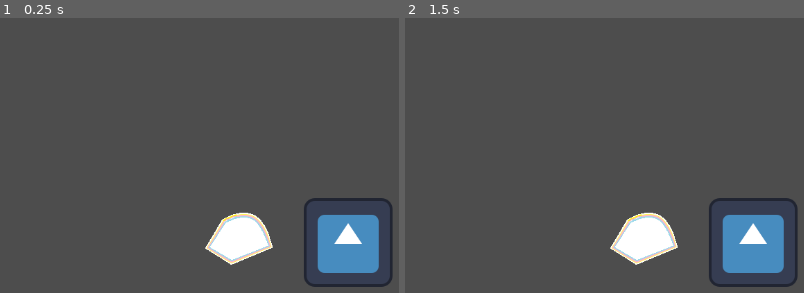
Above: before the commit, frames 1-2 (left to right).
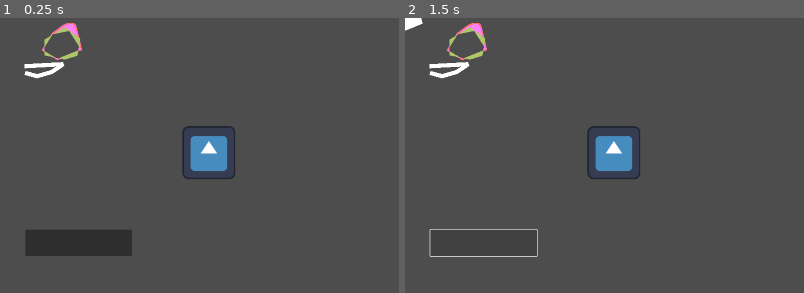
Above: after the commit, the same moments.

Repository: CorentinSerrie/BubbleFactory
Game: Godot game, scene res://test.tscn
Two runs of this game, one before a commit and one after it. Both use one fixed random seed, a clock stepped at 60 frames per second and the inputs below. Before the commit the project has no main scene; this scene is started directly in both runs. The engine's default icon, where the game draws it, is replaced by a stand-in: a white triangle on a blue panel in a dark square.
Inputs (mouse positions are in pixels of both pictures, inside the frame that each line leads up to):
- Up to frame 1 (0.25 s): no input
- Up to frame 2 (1.5 s): click (484, 243) at 0.52 s; click (484, 243) at 1.27 s

The runs differ from the first frame. In frame 1, 11% of the frame differs, in the area x 6-99%, y 1-98%; in frame 2, 9.0%.

Commit message:
prototype with one machine

Diff:
--- /dev/null
+++ b/factory.gd
@@ -0,0 +1,16 @@
+extends Node2D
+
+@export var button : Button
+@export var machine_A : BubbleMachine
+@export var bubble: SS2D_Shape
+
+
+
+
+# Called when the node enters the scene tree for the first time.
+func _ready() -> void:
+	button.pressed.connect(OnButtonPressed)
+	pass # Replace with function body.
+
+func OnButtonPressed() -> void:
+	machine_A.EnterShape(bubble)
--- /dev/null
+++ b/factory.tscn
@@ -0,0 +1,103 @@
+[gd_scene load_steps=5 format=3 uid="uid://bax0pcpnh1j3f"]
+
+[ext_resource type="Script" path="res://machine.gd" id="1_ccy0d"]
+[ext_resource type="Script" path="res://factory.gd" id="1_h41np"]
+[ext_resource type="Texture2D" uid="uid://byhxn52kmyq6s" path="res://icon.svg" id="2_l52c2"]
+[ext_resource type="PackedScene" uid="uid://cpy4b4vl4jqcp" path="res://ma_nouvelle_bulle_trop_stylee.tscn" id="2_qchq2"]
+
+[node name="Factory" type="Node2D" node_paths=PackedStringArray("button", "machine_A", "bubble")]
+script = ExtResource("1_h41np")
+button = NodePath("ui/Button")
+machine_A = NodePath("machine_1")
+bubble = NodePath("SS2D_Shape_Closed2")
+
+[node name="SS2D_Shape_Closed2" parent="." instance=ExtResource("2_qchq2")]
+position = Vector2(54, 584)
+
+[node name="machine_1" type="Node2D" parent="." node_paths=PackedStringArray("entrance_position", "exit_position", "validate_button", "redo_button", "strenght_slider", "angle_slider", "strenght_label", "angle_label")]
+position = Vector2(628, 604)
+script = ExtResource("1_ccy0d")
+entrance_position = NodePath("entrance")
+exit_position = NodePath("exit")
+validate_button = NodePath("../ui/Button2")
+redo_button = NodePath("../ui/redo")
+strenght_slider = NodePath("../ui/strength_slider")
+angle_slider = NodePath("../ui/angle_slider")
+strenght_label = NodePath("../ui/strength_value")
+angle_label = NodePath("../ui/angle_value")
+
+[node name="entrance" type="Node2D" parent="machine_1"]
+position = Vector2(-164, 2)
+
+[node name="exit" type="Node2D" parent="machine_1"]
+position = Vector2(153, 4)
+
+[node name="Sprite2D" type="Sprite2D" parent="machine_1"]
+texture = ExtResource("2_l52c2")
+
+[node name="ui" type="Control" parent="."]
+layout_mode = 3
+anchors_preset = 15
+anchor_right = 1.0
+anchor_bottom = 1.0
+grow_horizontal = 2
+grow_vertical = 2
+
+[node name="Button" type="Button" parent="ui"]
+layout_mode = 0
+offset_left = 24.0
+offset_top = 759.0
+offset_right = 195.0
+offset_bottom = 823.0
+text = "Enter First Machine"
+
+[node name="Button2" type="Button" parent="ui"]
+layout_mode = 0
+offset_left = 498.0
+offset_top = 716.0
+offset_right = 669.0
+offset_bottom = 780.0
+text = "validate"
+
+[node name="redo" type="Button" parent="ui"]
+layout_mode = 0
+offset_left = 698.0
+offset_top = 718.0
+offset_right = 869.0
+offset_bottom = 782.0
+text = "redo
+"
+
+[node name="strength_slider" type="HSlider" parent="ui"]
+layout_mode = 0
+offset_left = 500.0
+offset_top = 791.0
+offset_right = 756.0
+offset_bottom = 823.0
+max_value = 2.0
+step = 0.01
+
+[node name="strength_value" type="Label" parent="ui"]
+layout_mode = 0
+offset_left = 545.0
+offset_top = 830.0
+offset_right = 585.0
+offset_bottom = 853.0
+text = "0"
+
+[node name="angle_slider" type="HSlider" parent="ui"]
+layout_mode = 0
+offset_left = 503.0
+offset_top = 870.0
+offset_right = 759.0
+offset_bottom = 902.0
+max_value = 180.0
+step = 0.1
+
+[node name="angle_value" type="Label" parent="ui"]
+layout_mode = 0
+offset_left = 544.0
+offset_top = 910.0
+offset_right = 584.0
+offset_bottom = 933.0
+text = "0"
--- /dev/null
+++ b/flattening_machine.gd
@@ -0,0 +1,137 @@
+class_name Machine
+extends Node2D
+
+
+@export var input_shape: SS2D_Shape
+@export var button: Button
+
+
+# Called when the node enters the scene tree for the first time.
+func _ready() -> void:
+	button.pressed.connect(OnButtonPressed)
+	pass # Replace with function body.
+
+func OnButtonPressed() -> void:
+	ScoreShape(input_shape)
+
+func Flatten() -> void:
+	var center: Vector2 = Vector2.ZERO
+	var point_count: int = 0
+	for i in input_shape._points._points:
+		var point = input_shape._points._points[i]
+		print(point.position.x)
+		print(point.position.y)
+		center += point.position
+		point_count += 1
+
+	center.x = center.x / point_count
+	center.y = center.y / point_count
+	print(center)
+
+	for i in input_shape._points._points:
+		var point = input_shape._points._points[i]
+		point.position.x = center.x + (point.position.x - center.x) / 2
+		print(point.position.x)
+		print(point.position.y)
+
+
+func ScoreShape(shape: SS2D_Shape) -> float:
+	var approximate_polygon = Polygon2D.new()
+
+	var polygon_array: PackedVector2Array = approximate_polygon.polygon
+
+	for i in shape._points._point_order:
+		var point = shape._points._points[i]
+		polygon_array.append(Vector2(point.position.x, point.position.y))
+
+	approximate_polygon.polygon = polygon_array
+	print(findPolygonCenter(approximate_polygon))
+	print(FindShapeCenter(shape))
+	GetShapeVSPolygonArea(shape, approximate_polygon)
+
+	polygon_array.clear()
+	for i in shape._points._point_order:
+		var point = shape._points._points[i]
+		polygon_array.append(Vector2(point.position.x, point.position.y) - findPolygonCenter(approximate_polygon))
+
+	approximate_polygon.polygon = polygon_array
+
+	add_child(approximate_polygon)
+
+
+	return 0
+
+func GetShapeVSPolygonArea(shape: SS2D_Shape, polygon: Polygon2D) -> void:
+	var shape_area: float = 0
+	for k in range(0, shape._points._point_order.size()-1):
+		var a:int = shape._points._point_order[k]
+		var b:int = shape._points._point_order[k+1]
+		shape_area += shape._points._points[a].position.x * shape._points._points[b].position.y - shape._points._points[b].position.x * shape._points._points[a].position.y
+		print("i: " + str(a) + "   point: " + str(shape._points._points[a].position) + "   area: " + str(shape_area))
+
+	var area: float = 0
+	for i in range(0, polygon.polygon.size() - 1):
+		area += polygon.polygon[i].x * polygon.polygon[i+1].y - polygon.polygon[i+1].x * polygon.polygon[i].y
+		print("i: " + str(i) + "   point: " + str(polygon.polygon[i]) + "   area: " + str(area))
+
+	area += polygon.polygon[polygon.polygon.size() - 1].x * polygon.polygon[0].y - polygon.polygon[0].x * polygon.polygon[polygon.polygon.size() - 1].y
+	print("i: " + str(polygon.polygon.size() - 1) + "   point: " + str(polygon.polygon[polygon.polygon.size() - 1]) + "   area: " + str(area))
+
+
+
+func FindShapeCenter(shape: SS2D_Shape) -> Vector2:
+	var center: Vector2 = Vector2.ZERO
+
+	for k in range(0, shape._points._point_order.size()-1):
+		var a:int = shape._points._point_order[k]
+		var b:int = shape._points._point_order[k+1]
+		center.x += (shape._points._points[a].position.x + shape._points._points[b].position.x)*(shape._points._points[a].position.x * shape._points._points[b].position.y - (shape._points._points[b].position.x * shape._points._points[a].position.y))
+		center.y += (shape._points._points[a].position.y + shape._points._points[b].position.y)*(shape._points._points[a].position.x * shape._points._points[b].position.y - (shape._points._points[b].position.x * shape._points._points[a].position.y))
+
+	center.x = center.x / (6*GetShapeArea(shape))
+	center.y = center.y / (6*GetShapeArea(shape))
+	return center
+
+func GetShapeArea(shape: SS2D_Shape) -> float:
+	var area: float = 0
+
+	for k in range(0, shape._points._point_order.size()-1):
+		var a:int = shape._points._point_order[k]
+		var b:int = shape._points._point_order[k+1]
+		area += shape._points._points[a].position.x * shape._points._points[b].position.y - shape._points._points[b].position.x * shape._points._points[a].position.y
+	return area/2
+
+func findPolygonCenter(polygon: Polygon2D) -> Vector2:
+	var center: Vector2 = Vector2.ZERO
+
+	for i in range(0, polygon.polygon.size() - 1):
+		center.x += (polygon.polygon[i].x + polygon.polygon[i+1].x)*((polygon.polygon[i].x * polygon.polygon[i+1].y) - (polygon.polygon[i+1].x * polygon.polygon[i].y))
+		center.y += (polygon.polygon[i].y + polygon.polygon[i+1].y)*((polygon.polygon[i].x * polygon.polygon[i+1].y) - (polygon.polygon[i+1].x * polygon.polygon[i].y))
+
+	var i = polygon.polygon.size() - 1
+	center.x += (polygon.polygon[i].x + polygon.polygon[0].x)*((polygon.polygon[i].x * polygon.polygon[0].y) - (polygon.polygon[0].x * polygon.polygon[i].y))
+	center.y += (polygon.polygon[i].y + polygon.polygon[0].y)*((polygon.polygon[i].x * polygon.polygon[0].y) - (polygon.polygon[0].x * polygon.polygon[i].y))
+
+	center.x = center.x / (6*GetPolygonArea(polygon))
+	center.y = center.y / (6*GetPolygonArea(polygon))
+	return center
+
+
+func GetPolygonArea(polygon: Polygon2D) -> float:
+	var area: float = 0
+	for i in range(0, polygon.polygon.size() - 1):
+		area += polygon.polygon[i].x * polygon.polygon[i+1].y - polygon.polygon[i+1].x * polygon.polygon[i].y
+
+	area += polygon.polygon[polygon.polygon.size() - 1].x * polygon.polygon[0].y - polygon.polygon[0].x * polygon.polygon[polygon.polygon.size() - 1].y
+	return area/2
+
+func FindCenterMean(shape: SS2D_Shape) -> Vector2:
+	var center: Vector2 = Vector2.ZERO
+	var point_count: int = 0
+	for i in shape._points._points:
+		center += shape._points._points[i].position
+		point_count += 1
+
+	center.x = center.x / point_count
+	center.y = center.y / point_count
+	return center
--- a/ma_nouvelle_bulle_trop_stylee.tscn
+++ b/ma_nouvelle_bulle_trop_stylee.tscn
@@ -19,7 +19,7 @@
 
 [sub_resource type="Resource" id="Resource_2cno5"]
 script = ExtResource("3_urtqa")
-position = Vector2(32.6904, 13.7301)
+position = Vector2(-14.2466, -7.70673)
 point_in = Vector2(0, 0)
 point_out = Vector2(0, 0)
 properties = SubResource("Resource_5ybc5")
@@ -32,7 +32,7 @@
 
 [sub_resource type="Resource" id="Resource_4wrxp"]
 script = ExtResource("3_urtqa")
-position = Vector2(43.9814, 72.6772)
+position = Vector2(-2.95563, 51.2403)
 point_in = Vector2(0, 0)
 point_out = Vector2(0, 0)
 properties = SubResource("Resource_5d5xw")
@@ -45,7 +45,7 @@
 
 [sub_resource type="Resource" id="Resource_m0jdi"]
 script = ExtResource("3_urtqa")
-position = Vector2(100.288, 49.8771)
+position = Vector2(53.3514, 28.4403)
 point_in = Vector2(0, 0)
 point_out = Vector2(0, 0)
 properties = SubResource("Resource_5xajr")
@@ -58,7 +58,7 @@
 
 [sub_resource type="Resource" id="Resource_bdah2"]
 script = ExtResource("3_urtqa")
-position = Vector2(32.6904, 13.7301)
+position = Vector2(-14.2466, -7.70673)
 point_in = Vector2(0, 0)
 point_out = Vector2(0, 0)
 properties = SubResource("Resource_s3lem")
@@ -71,7 +71,7 @@
 
 [sub_resource type="Resource" id="Resource_cq7um"]
 script = ExtResource("3_urtqa")
-position = Vector2(9.21042, 51.5681)
+position = Vector2(-37.7266, 30.1313)
 point_in = Vector2(0, 0)
 point_out = Vector2(0, 0)
 properties = SubResource("Resource_g8onk")
@@ -84,9 +84,9 @@
 
 [sub_resource type="Resource" id="Resource_1aypn"]
 script = ExtResource("3_urtqa")
-position = Vector2(72.1184, 6.03415)
-point_in = Vector2(-19.4456, -6.34961)
-point_out = Vector2(19.4456, 6.34961)
+position = Vector2(40.1983, -24.4129)
+point_in = Vector2(-7.96545, -26.4095)
+point_out = Vector2(0, 0)
 properties = SubResource("Resource_xterg")
 
 [sub_resource type="Resource" id="Resource_lrx5g"]
@@ -103,7 +103,7 @@
 _constraints = {
 Vector2i(0, 3): 15
 }
-_next_key = 6
+_next_key = 9
 _material_overrides = {}
 tessellation_stages = 3
 tessellation_tolerance = 6.0
@@ -144,7 +144,7 @@
 script = ExtResource("10_5eguq")
 _edge_meta_materials = Array[ExtResource("5_ikqse")]([SubResource("Resource_cbnxt")])
 fill_textures = Array[Texture2D]([ExtResource("9_kw80g")])
-fill_texture_z_index = -10
+fill_texture_z_index = 0
 fill_texture_show_behind_parent = false
 fill_texture_scale = 1.0
 fill_texture_absolute_position = false
--- /dev/null
+++ b/machine.gd
@@ -0,0 +1,120 @@
+class_name BubbleMachine
+extends Node2D
+
+@export var entrance_position : Node2D
+@export var exit_position : Node2D
+@export var validate_button : Button
+@export var redo_button : Button
+@export var strenght_slider: Slider
+@export var angle_slider : Slider
+@export var strenght_label: Label
+@export var angle_label: Label
+
+@export var slide_duration : float = 1
+
+enum shape_position{
+	entrance,
+	inside,
+	exit,
+	out
+}
+
+var is_busy : bool = false
+var current_shape : SS2D_Shape
+signal shape_validated(shape: SS2D_Shape)
+
+var current_position : shape_position = shape_position.out
+
+func _ready():
+	validate_button.pressed.connect(_OnValidatePressed)
+	redo_button.pressed.connect(_OnRedoPressed)
+	strenght_slider.value_changed.connect(func (value): strenght_label.text = "strength: " + str(value))
+	angle_slider.value_changed.connect(func (value): angle_label.text = "strength: " + str(value))
+
+func _OnValidatePressed() -> void:
+	if(is_busy):
+		return
+
+	match current_position:
+		shape_position.entrance :
+			_ProcessShape(current_shape)
+		shape_position.exit:
+			_ValidateShape(current_shape)
+		_:
+			return
+
+func _OnRedoPressed() -> void:
+	if(is_busy):
+		return
+
+	match current_position:
+		shape_position.exit:
+			_ProcessShape(current_shape)
+		_:
+			return
+
+
+
+func EnterShape(shape : SS2D_Shape) -> void:
+	current_position = shape_position.entrance
+	current_shape = shape
+	var tween = get_tree().create_tween()
+	tween.tween_property(shape, "global_position", entrance_position.global_position, slide_duration)
+	pass
+
+func _ProcessShape(shape : SS2D_Shape) -> void:
+	current_position = shape_position.inside
+	var tween = get_tree().create_tween()
+	tween.tween_property(shape, "global_position", global_position, slide_duration)
+	tween.tween_callback(func (): _SquashStretch(shape, angle_slider.value, strenght_slider.value))
+	tween.tween_interval(1)
+	tween.tween_property(shape, "global_position", exit_position.global_position, slide_duration)
+	tween.tween_callback(func(): current_position = shape_position.exit)
+	pass
+
+func _ValidateShape(shape : SS2D_Shape) -> void:
+	current_position = shape_position.out
+	shape_validated.emit(shape)
+	current_shape = null
+	pass
+
+# angle : degrees [0,360[
+# strength : ]0,2[, 0: squash totaly, 2 : stretch * 2
+func _SquashStretch(shape: SS2D_Shape, angle: float, strength: float) -> void:
+	print("squash stretch, angle: " +str(angle)+ ", strength: " + str(strength))
+	var center : Vector2 = _FindShapeCenter(shape)
+
+	for i in shape._points._points:
+		var point = shape._points._points[i]
+		var angle_vector_x : Vector2 = Vector2.from_angle(deg_to_rad(angle))
+		var angle_vector_y : Vector2 = angle_vector_x.rotated(PI/2)
+
+		var delta_post : Vector2 = point.position - center
+		point.position = center + delta_post.dot(angle_vector_x) * strength * angle_vector_x + delta_post.dot(angle_vector_y) * angle_vector_y
+
+	return
+
+func _FindShapeCenter(shape: SS2D_Shape) -> Vector2:
+	var center: Vector2 = Vector2.ZERO
+
+	for k in range(0, shape._points._point_order.size()-1):
+		var a:int = shape._points._point_order[k]
+		var b:int = shape._points._point_order[k+1]
+		center.x += (shape._points._points[a].position.x + shape._points._points[b].position.x)*(shape._points._points[a].position.x * shape._points._points[b].position.y - (shape._points._points[b].position.x * shape._points._points[a].position.y))
+		center.y += (shape._points._points[a].position.y + shape._points._points[b].position.y)*(shape._points._points[a].position.x * shape._points._points[b].position.y - (shape._points._points[b].position.x * shape._points._points[a].position.y))
+
+	center.x = center.x / (6*_GetShapeArea(shape))
+	center.y = center.y / (6*_GetShapeArea(shape))
+	return center
+
+func _GetShapeArea(shape: SS2D_Shape) -> float:
+	var area: float = 0
+
+	for k in range(0, shape._points._point_order.size()-1):
+		var a:int = shape._points._point_order[k]
+		var b:int = shape._points._point_order[k+1]
+		area += shape._points._points[a].position.x * shape._points._points[b].position.y - shape._points._points[b].position.x * shape._points._points[a].position.y
+	return area/2
+
+#if a point has some point in/point out, make sure it doesn't break the shape
+#func ClearShape(shape : SS2D_Shape) - > void:
--- a/project.godot
+++ b/project.godot
@@ -11,8 +11,14 @@
 [application]
 
 config/name="Bubble Factory"
+run/main_scene="res://test.tscn"
 config/features=PackedStringArray("4.3", "GL Compatibility")
 config/icon="res://icon.svg"
+
+[display]
+
+window/size/viewport_width=1920
+window/size/viewport_height=1080
 
 [editor_plugins]
 
--- a/test.tscn
+++ b/test.tscn
@@ -1,162 +1,17 @@
-[gd_scene load_steps=30 format=3 uid="uid://d4glgnr613kg3"]
+[gd_scene load_steps=5 format=3 uid="uid://d4glgnr613kg3"]
 
 [ext_resource type="PackedScene" uid="uid://c55scqesvkekh" path="res://godot_shape.tscn" id="1_k5c0r"]
 [ext_resource type="Texture2D" uid="uid://byhxn52kmyq6s" path="res://icon.svg" id="2_vfsuc"]
-[ext_resource type="Script" path="res://addons/rmsmartshape/shapes/shape_closed.gd" id="3_adivx"]
-[ext_resource type="Script" path="res://addons/rmsmartshape/vertex_properties.gd" id="4_b6blw"]
-[ext_resource type="Script" path="res://addons/rmsmartshape/shapes/point.gd" id="5_bsb6i"]
-[ext_resource type="Script" path="res://addons/rmsmartshape/shapes/point_array.gd" id="6_i7aen"]
-[ext_resource type="Script" path="res://addons/rmsmartshape/materials/edge_material_metadata.gd" id="7_tbttr"]
-[ext_resource type="Script" path="res://addons/rmsmartshape/materials/edge_material.gd" id="8_kas48"]
-[ext_resource type="Texture2D" uid="uid://bqmjlbarkphxq" path="res://assets/bubble_edge.png" id="9_e4xc0"]
-[ext_resource type="Script" path="res://addons/rmsmartshape/normal_range.gd" id="10_pbpjg"]
-[ext_resource type="Texture2D" uid="uid://ddju6wq1ft676" path="res://assets/bubble_center.png" id="11_rmav4"]
-[ext_resource type="Script" path="res://addons/rmsmartshape/materials/shape_material.gd" id="12_n8wd8"]
-
-[sub_resource type="Resource" id="Resource_7rf6u"]
-script = ExtResource("4_b6blw")
-texture_idx = 0
-flip = false
-width = 1.0
-
-[sub_resource type="Resource" id="Resource_2cno5"]
-script = ExtResource("5_bsb6i")
-position = Vector2(325.605, 295.787)
-point_in = Vector2(0, 0)
-point_out = Vector2(0, 0)
-properties = SubResource("Resource_7rf6u")
-
-[sub_resource type="Resource" id="Resource_wb4mt"]
-script = ExtResource("4_b6blw")
-texture_idx = 0
-flip = false
-width = 1.0
-
-[sub_resource type="Resource" id="Resource_4wrxp"]
-script = ExtResource("5_bsb6i")
-position = Vector2(336.896, 354.734)
-point_in = Vector2(0, 0)
-point_out = Vector2(0, 0)
-properties = SubResource("Resource_wb4mt")
-
-[sub_resource type="Resource" id="Resource_62rnb"]
-script = ExtResource("4_b6blw")
-texture_idx = 0
-flip = false
-width = 1.0
-
-[sub_resource type="Resource" id="Resource_m0jdi"]
-script = ExtResource("5_bsb6i")
-position = Vector2(393.203, 331.934)
-point_in = Vector2(0, 0)
-point_out = Vector2(0, 0)
-properties = SubResource("Resource_62rnb")
-
-[sub_resource type="Resource" id="Resource_6rouc"]
-script = ExtResource("4_b6blw")
-texture_idx = 0
-flip = false
-width = 1.0
-
-[sub_resource type="Resource" id="Resource_bdah2"]
-script = ExtResource("5_bsb6i")
-position = Vector2(325.605, 295.787)
-point_in = Vector2(0, 0)
-point_out = Vector2(0, 0)
-properties = SubResource("Resource_6rouc")
-
-[sub_resource type="Resource" id="Resource_fpd3r"]
-script = ExtResource("4_b6blw")
-texture_idx = 0
-flip = false
-width = 1.0
-
-[sub_resource type="Resource" id="Resource_cq7um"]
-script = ExtResource("5_bsb6i")
-position = Vector2(302.125, 333.625)
-point_in = Vector2(0, 0)
-point_out = Vector2(0, 0)
-properties = SubResource("Resource_fpd3r")
-
-[sub_resource type="Resource" id="Resource_3r8h8"]
-script = ExtResource("4_b6blw")
-texture_idx = 0
-flip = false
-width = 1.0
-
-[sub_resource type="Resource" id="Resource_1aypn"]
-script = ExtResource("5_bsb6i")
-position = Vector2(365.033, 288.091)
-point_in = Vector2(-19.4456, -6.34961)
-point_out = Vector2(19.4456, 6.34961)
-properties = SubResource("Resource_3r8h8")
-
-[sub_resource type="Resource" id="Resource_lrx5g"]
-script = ExtResource("6_i7aen")
-_points = {
-0: SubResource("Resource_2cno5"),
-1: SubResource("Resource_4wrxp"),
-2: SubResource("Resource_m0jdi"),
-3: SubResource("Resource_bdah2"),
-4: SubResource("Resource_cq7um"),
-5: SubResource("Resource_1aypn")
-}
-_point_order = PackedInt32Array(3, 5, 2, 1, 4, 0)
-_constraints = {
-Vector2i(0, 3): 15
-}
-_next_key = 6
-_material_overrides = {}
-tessellation_stages = 3
-tessellation_tolerance = 6.0
-curve_bake_interval = 20.0
-
-[sub_resource type="Resource" id="Resource_arvjd"]
-script = ExtResource("8_kas48")
-textures = Array[Texture2D]([ExtResource("9_e4xc0")])
-textures_corner_outer = Array[Texture2D]([])
-textures_corner_inner = Array[Texture2D]([])
-textures_taper_left = Array[Texture2D]([])
-textures_taper_right = Array[Texture2D]([])
-textures_taper_corner_left = Array[Texture2D]([])
-textures_taper_corner_right = Array[Texture2D]([])
-randomize_texture = false
-use_corner_texture = false
-use_taper_texture = true
-fit_mode = 0
-
-[sub_resource type="Resource" id="Resource_0f5bl"]
-script = ExtResource("10_pbpjg")
-begin = 0.0
-distance = 360.0
-edgeRendering = Vector2(0, 0)
-
-[sub_resource type="Resource" id="Resource_cbnxt"]
-script = ExtResource("7_tbttr")
-edge_material = SubResource("Resource_arvjd")
-normal_range = SubResource("Resource_0f5bl")
-weld = true
-taper_sharp_corners = false
-render = true
-z_index = 0
-z_as_relative = true
-offset = 0.0
-
-[sub_resource type="Resource" id="Resource_q20eb"]
-script = ExtResource("12_n8wd8")
-_edge_meta_materials = Array[ExtResource("7_tbttr")]([SubResource("Resource_cbnxt")])
-fill_textures = Array[Texture2D]([ExtResource("11_rmav4")])
-fill_texture_z_index = -10
-fill_texture_show_behind_parent = false
-fill_texture_scale = 1.0
-fill_texture_absolute_position = false
-fill_texture_absolute_rotation = false
-fill_texture_offset = Vector2(0, 0)
-fill_texture_angle_offset = 0.0
-fill_mesh_offset = 0.0
-render_offset = 0.0
+[ext_resource type="PackedScene" uid="uid://cpy4b4vl4jqcp" path="res://ma_nouvelle_bulle_trop_stylee.tscn" id="3_q6jxx"]
+[ext_resource type="Script" path="res://flattening_machine.gd" id="4_kloew"]
 
 [node name="Node2D" type="Node2D"]
+
+[node name="Button" type="Button" parent="."]
+offset_left = 61.0
+offset_top = 509.0
+offset_right = 317.0
+offset_bottom = 573.0
 
 [node name="SS2D_Shape_Closed" parent="." instance=ExtResource("1_k5c0r")]
 
@@ -164,8 +19,29 @@
 position = Vector2(502, 324)
 texture = ExtResource("2_vfsuc")
 
-[node name="SS2D_Shape_Closed2" type="Node2D" parent="."]
-position = Vector2(-3, -2)
-script = ExtResource("3_adivx")
-_points = SubResource("Resource_lrx5g")
-shape_material = SubResource("Resource_q20eb")
+[node name="flattening_machine" type="Node2D" parent="." node_paths=PackedStringArray("input_shape", "button")]
+script = ExtResource("4_kloew")
+input_shape = NodePath("../Polygon2D/SS2D_Shape_Closed2")
+button = NodePath("../Button")
+
+[node name="Polygon2D" type="Polygon2D" parent="."]
+modulate = Color(1, 0.498039, 1, 1)
+clip_children = 1
+position = Vector2(21, -18)
+polygon = PackedVector2Array(165, 109, 135, 118, 86, 108, 1, 150, 248, 142, 248, 28, 23, 33, 1, 149, 86, 108, 86, 70, 135, 40, 172, 67)
+
+[node name="SS2D_Shape_Closed2" parent="Polygon2D" instance=ExtResource("3_q6jxx")]
+position = Vector2(120, 65)
+
+[node name="Line2D" type="Line2D" parent="."]
+points = PackedVector2Array(60, 132, 89, 140, 124, 130, 152, 111, 59, 116)
+
+[node name="Polygon2D2" type="Polygon2D" parent="."]
+clip_children = 1
+position = Vector2(148, 65)
+polygon = PackedVector2Array(-21.2858, -25.9441, 18.1422, -33.64, 46.3122, 10.203, -9.99483, 33.003, -45, 12, -99, 50, 80, 49, 80, -51, -99, -49, -99, 49, -44.7658, 11.894, -21.2858, -25.9441)
+
+[node name="Polygon2D3" type="Polygon2D" parent="Polygon2D2"]
+modulate = Color(0.683455, 0.772383, 0.410389, 1)
+position = Vector2(-127, -83)
+polygon = PackedVector2Array(165, 109, 135, 118, 86, 108, 86, 70, 135, 40, 172, 67)
